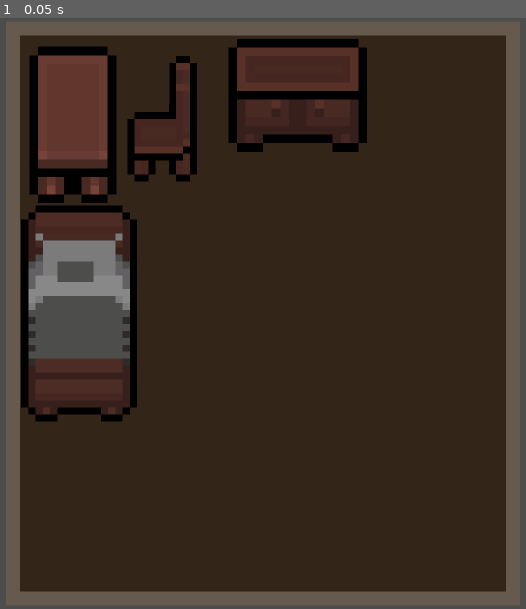
Above: before the commit, frame 1.
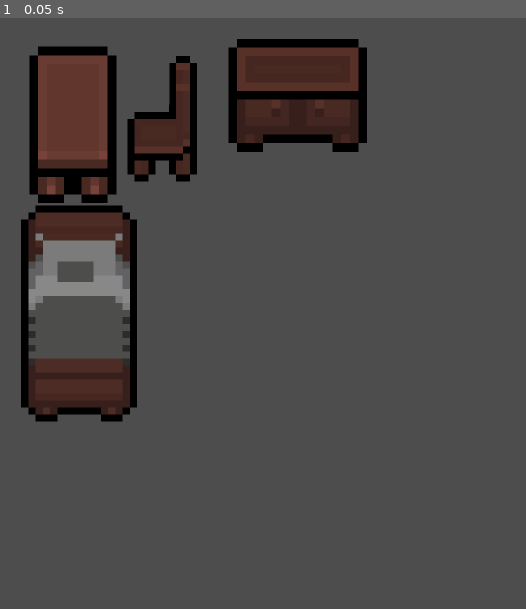
Above: after the commit, the same moment.

Repository: wizardG7777777/illegal_migration_simulator
Game: Godot game, scene res://scene/Room.tscn
Same seed, same stepped clock (60 frames per second), same inputs: the game is played once before the commit and once after it.
Inputs:
- Up to frame 1 (0.05 s): no input

The runs differ from the first frame. In frame 1, 78% of the frame differs, in the area x 1-99%, y 0-100%.

Commit message:
feat(tilemap): update main scene UID and add tilemap configuration script

Diff:
--- a/project.godot
+++ b/project.godot
@@ -12,7 +12,7 @@
 
 config/name="migration_simulator"
 config/description="原《甜甜圈模拟器》，现在扩展到若干更多的润人。"
-run/main_scene="uid://cin50p2f411y2"
+run/main_scene="uid://4bhi5rkxvg51"
 config/features=PackedStringArray("4.6", "Mobile")
 config/icon="res://icon.svg"
 
--- a/scene/Room.tscn
+++ b/scene/Room.tscn
@@ -270,20 +270,6 @@
 tile_map_data = PackedByteArray("AAD9//3/AAAWAAwAAAD9//7/AAAWAA0AAAD9////AAAWAAwAAAD9/wAAAAAWAA0AAAD9/wEAAAAWAAwAAAD9/w …(208 unchanged characters)…
 tile_set = SubResource("TileSet_dvyny")
 
-[node name="Walls" type="ColorRect" parent="." unique_id=1528480073]
-offset_left = -74.0
-offset_top = -84.0
-offset_right = 74.0
-offset_bottom = 84.0
-color = Color(0.4, 0.35, 0.3, 1)
-
-[node name="Floor" type="ColorRect" parent="." unique_id=82139694]
-offset_left = -70.0
-offset_top = -80.0
-offset_right = 70.0
-offset_bottom = 80.0
-color = Color(0.2, 0.15, 0.1, 1)
-
 [node name="Camera2D" type="Camera2D" parent="." unique_id=999999999]
 
 [node name="Furniture" type="Node2D" parent="." unique_id=1869328029]
--- /dev/null
+++ b/scene/configure_tilemap.gd
@@ -0,0 +1,42 @@
+@tool
+extends EditorScript
+
+func _run():
+	var room = get_scene()
+	var tilemap = room.get_node("TileMapLayer") as TileMapLayer
+
+	if tilemap == null:
+		print("Error: TileMapLayer not found!")
+		return
+
+	# 清除现有数据
+	tilemap.clear()
+
+	# 图块坐标（从图块集）
+	var brick_wall = Vector2i(13, 2)  # 红色砖墙
+	var wood_floor = Vector2i(1, 8)   # 浅色木地板
+
+	# 房间大小（140x160 像素，32x32 图块 = 约 5x5 图块网格）
+	# 地板区域: x从-2到2, y从-2到2（中心位置）
+
+	# 绘制地板（3x4 区域，避开墙壁）
+	for x in range(-2, 3):
+		for y in range(-2, 3):
+			tilemap.set_cell(Vector2i(x, y), 2, wood_floor)
+
+	# 绘制墙壁（围绕地板）
+	# 上墙
+	for x in range(-3, 4):
+		tilemap.set_cell(Vector2i(x, -3), 2, brick_wall)
+	# 下墙
+	for x in range(-3, 4):
+		tilemap.set_cell(Vector2i(x, 3), 2, brick_wall)
+	# 左墙
+	for y in range(-2, 3):
+		tilemap.set_cell(Vector2i(-3, y), 2, brick_wall)
+	# 右墙
+	for y in range(-2, 3):
+		tilemap.set_cell(Vector2i(3, y), 2, brick_wall)
+
+	print("TileMap configured with brick walls and wood floor!")
+	print("Floor tiles:", 5 * 5, "Wall tiles:", 7 + 7 + 5 + 5)
Not shown: 1 places in scene/Room.tscn that only renumber resources
Not shown, added: scene/configure_tilemap.gd.uid
